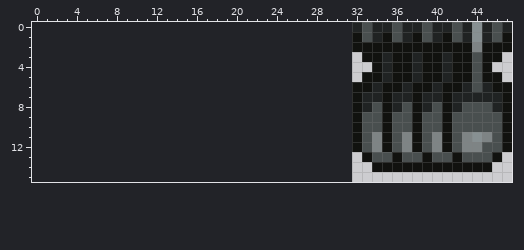
Pixel-art sprite -- ArmoredWarfare/Entities/Items/SmallBomb/Material_SmallBomb.png. The picture above was drawn from the file before the commit.
The file is 16x16 pixels. The old version is drawn lined up with the new one, on the new canvas.
Once edited:
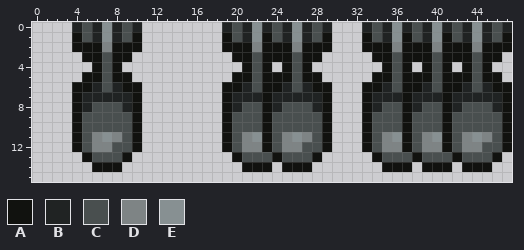
Palette (. is transparent): A #11120f  B #202323  C #494f4f  D #7e8485  E #879092
Edits made:
{"change": "canvas 16x16 -> 48x16, the old top-left corner now at 32,0"}
{"y":0,"x":4,"old":".......","new":"BCBEBCB"}
{"y":0,"x":19,"old":"...........","new":"BCBEBCBEBCB"}
{"y":0,"x":32,"old":"BCB","new":".BC"}
{"y":0,"x":36,"old":"C","new":"E"}
{"y":0,"x":38,"old":"BCB","new":"CBE"}
{"y":1,"x":4,"old":".......","new":"ACBEBCA"}
{"y":1,"x":19,"old":"...........","new":"ACBEACBEBCA"}
{"y":1,"x":32,"old":"ACBACBACB","new":".ACBEACBE"}
{"y":2,"x":4,"old":".......","new":"AAADAAA"}
{"y":2,"x":19,"old":"...........","new":"AAADAAADAAA"}
{"y":2,"x":32,"old":"A","new":"."}
{"y":2,"x":36,"old":"A","new":"D"}
{"y":2,"x":40,"old":"A","new":"D"}
{"y":3,"x":5,"old":".....","new":"AACAA"}
{"y":3,"x":20,"old":".........","new":"AACAAACAA"}
{"y":3,"x":33,"old":"A","new":"."}
{"y":3,"x":35,"old":"BA","new":"AC"}
{"y":3,"x":38,"old":"B","new":"A"}
{"y":3,"x":40,"old":"AB","new":"CA"}
{"y":4,"x":6,"old":"...","new":"ACA"}
{"y":4,"x":21,"old":"...","new":"ACA"}
{"y":4,"x":25,"old":"...","new":"ACA"}
{"y":4,"x":34,"old":"ABA","new":".AC"}
{"y":4,"x":38,"old":"B","new":"."}
{"y":4,"x":40,"old":"ABA","new":"CA."}
{"y":5,"x":5,"old":".....","new":"AACAA"}
{"y":5,"x":20,"old":".........","new":"AACAAACAA"}
{"y":5,"x":33,"old":"A","new":"."}
{"y":5,"x":35,"old":"BA","new":"AC"}
{"y":5,"x":38,"old":"B","new":"A"}
{"y":5,"x":40,"old":"AB","new":"CA"}
{"y":6,"x":4,"old":".......","new":"AABCBAA"}
{"y":6,"x":19,"old":"...........","new":"AABCAABCBAA"}
{"y":6,"x":32,"old":"A","new":"."}
{"y":6,"x":34,"old":"BAAB","new":"ABCA"}
{"y":6,"x":39,"old":"AB","new":"BC"}
{"y":7,"x":4,"old":".......","new":"ABBBBBA"}
{"y":7,"x":19,"old":"...........","new":"ABBBABBBBBA"}
{"y":7,"x":32,"old":"AB","new":".A"}
{"y":7,"x":35,"old":"A","new":"B"}
{"y":7,"x":37,"old":"BA","new":"AB"}
{"y":8,"x":4,"old":".......","new":"ABCCCBA"}
{"y":8,"x":19,"old":"...........","new":"ABCCABCCCBA"}
{"y":8,"x":32,"old":"ABCABCAB","new":".ABCCABC"}
{"y":9,"x":4,"old":".......","new":"ACCCCCA"}
{"y":9,"x":19,"old":"...........","new":"ACCCACCCCCA"}
{"y":9,"x":32,"old":"AC","new":".A"}
{"y":9,"x":35,"old":"A","new":"C"}
{"y":9,"x":37,"old":"CA","new":"AC"}
{"y":10,"x":4,"old":".......","new":"ACCCCCA"}
{"y":10,"x":19,"old":"...........","new":"ACCCACCCCCA"}
{"y":10,"x":32,"old":"AC","new":".A"}
{"y":10,"x":35,"old":"A","new":"C"}
{"y":10,"x":37,"old":"CA","new":"AC"}
{"y":11,"x":4,"old":".......","new":"ACDEDCA"}
{"y":11,"x":19,"old":"...........","new":"ACDEACDEDCA"}
{"y":11,"x":32,"old":"ACDACDACD","new":".ACDEACDE"}
{"y":12,"x":4,"old":".......","new":"ACDDCCA"}
{"y":12,"x":19,"old":"...........","new":"ACDDACDDCCA"}
{"y":12,"x":32,"old":"ACDACDAC","new":".ACDDACD"}
{"y":13,"x":5,"old":".....","new":"ACCCA"}
{"y":13,"x":20,"old":".........","new":"ACCCACCCA"}
{"y":13,"x":33,"old":"AC","new":".A"}
{"y":13,"x":36,"old":"A","new":"C"}
{"y":13,"x":38,"old":"CA","new":"AC"}
{"y":14,"x":6,"old":"...","new":"AAA"}
{"y":14,"x":21,"old":"...","new":"AAA"}
{"y":14,"x":25,"old":"...","new":"AAA"}
{"y":14,"x":34,"old":"A","new":"."}
{"y":14,"x":38,"old":"A","new":"."}
{"y":14,"x":42,"old":"A","new":"."}
